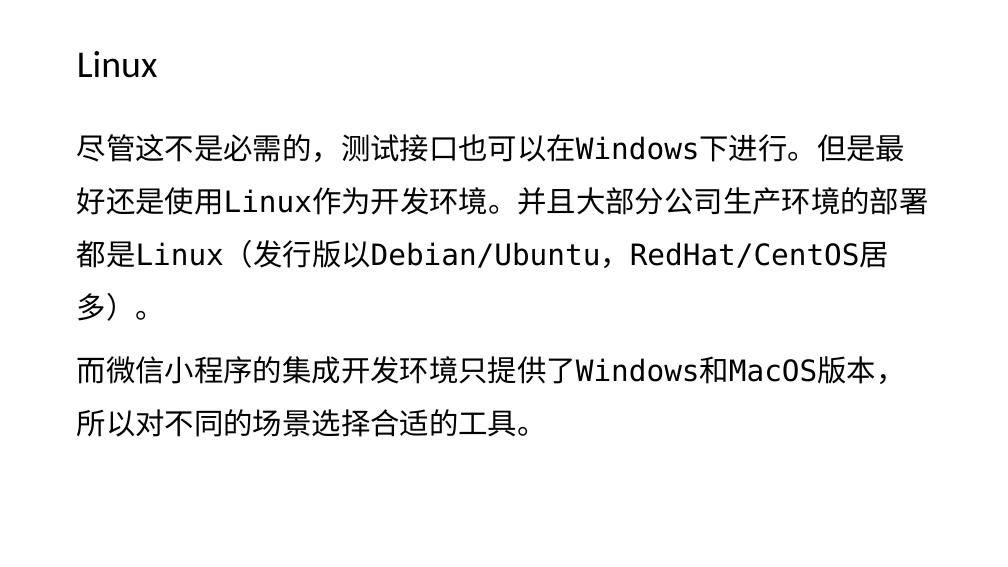
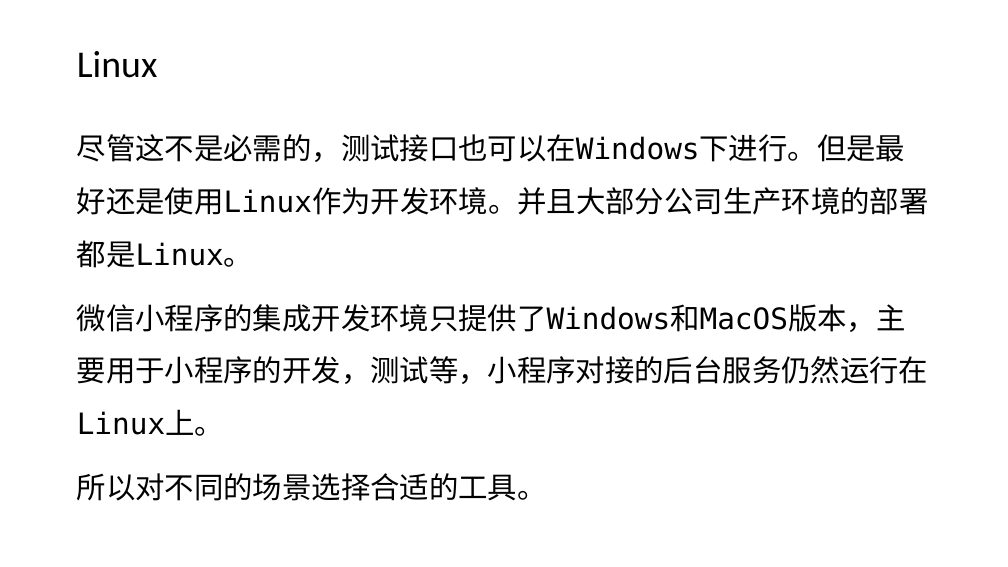
Before and after one commit to edu2act/course-wechat-and-miniprogram, a slide deck: slide 7 of ch01/技术清单.pptx. Drawn at 1008x567 pixels with LibreOffice and Linux fonts; fonts in the diff are those of the drawing. Boxes give left, top, right and bottom in pixels: in the first picture for what was removed or moved away, otherwise in the second. Text is boxed around its words. In the diff, an @@ line names an element or a change of style, - is before the commit and + after.

```diff
--- a/ch01/技术清单.pptx
+++ b/ch01/技术清单.pptx
@@ text at (x1=77, y1=134, x2=929, y2=501): text changed @@
-尽管这不是必需的，测试接口也可以在Windows下进行。但是最好还是使用Linux作为开发环境。并且大部分公司生产环境的部署都是Linux（发行版以Debian/Ubuntu，RedHat/CentOS居多）。
-而微信小程序的集成开发环境只提供了Windows和MacOS版本，所以对不同的场景选择合适的工具。
+尽管这不是必需的，测试接口也可以在Windows下进行。但是最好还是使用Linux作为开发环境。并且大部分公司生产环境的部署都是Linux。
+微信小程序的集成开发环境只提供了Windows和MacOS版本，主要用于小程序的开发，测试等，小程序对接的后台服务仍然运行在Linux上。
+所以对不同的场景选择合适的工具。
```
Also in this commit, not shown: 6 other files.
